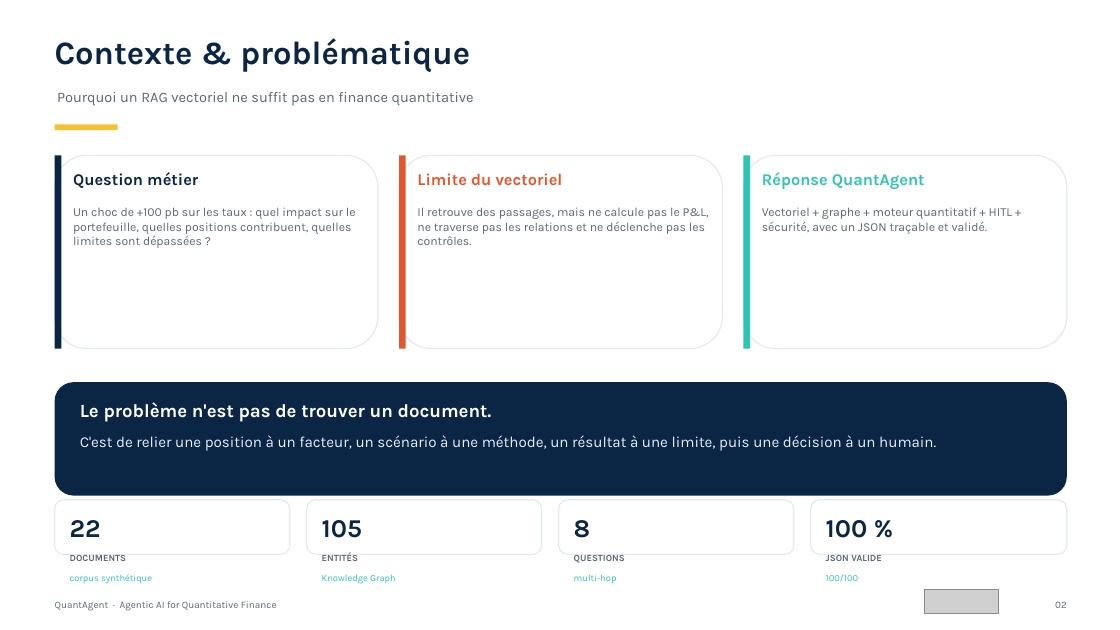
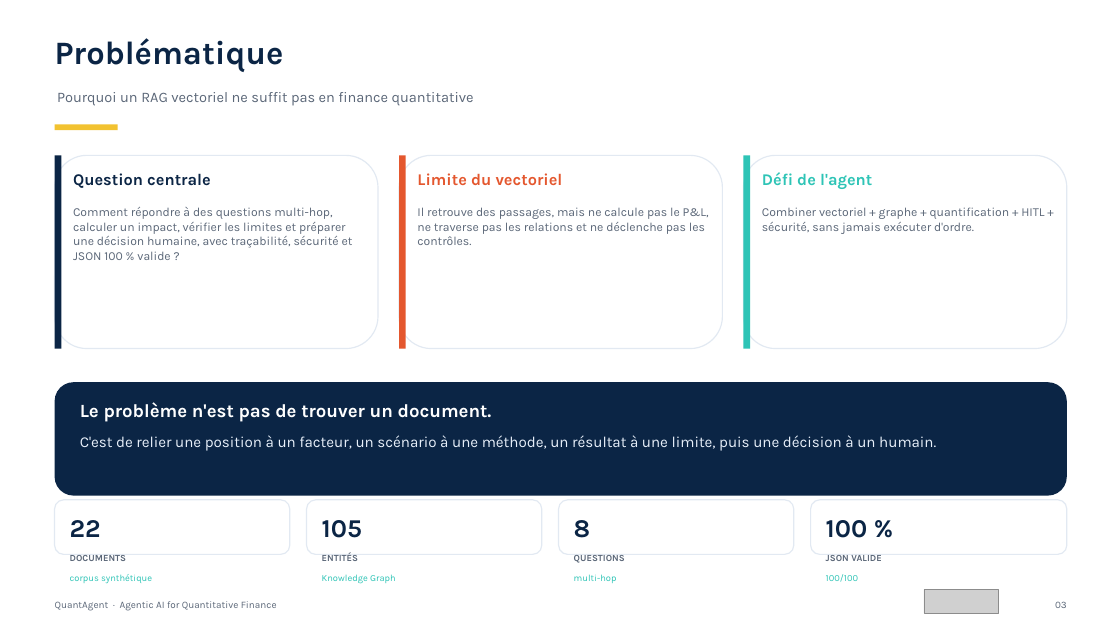
Before and after one commit to kamalelafoui/agentic-ai-quantitative-finance, a slide deck: slide 3 of docs/Presentation_Agentic_AI_Quantitative_Finance.pptx (slide 2 before the commit). Drawn at 1120x630 pixels with LibreOffice and Linux fonts; fonts in the diff are those of the drawing; grey boxes stand for pictures. Boxes give left, top, right and bottom in pixels: in the first picture for what was removed or moved away, otherwise in the second. Text is boxed around its words. In the diff, an @@ line names an element or a change of style, - is before the commit and + after.

```diff
--- a/docs/Presentation_Agentic_AI_Quantitative_Finance.pptx
+++ b/docs/Presentation_Agentic_AI_Quantitative_Finance.pptx
@@ text at [55,38,284,72]: text changed @@
-Contexte & problématique
+Problématique
@@ text at [73,173,211,188]: text changed @@
-Question métier
+Question centrale
@@ text at [762,172,872,189]: text changed @@
-Réponse QuantAgent
+Défi de l'agent
@@ text at [73,207,353,260]: text changed @@
-Un choc de +100 pb sur les taux : quel impact sur le portefeuille, quelles positions contribuent, quelles limites sont dépassées ?
+Comment répondre à des questions multi-hop, calculer un impact, vérifier les limites et préparer une décision humaine, avec traçabilité, sécurité et JSON 100 % valide ?
@@ text at [762,207,1044,234]: text changed @@
-Vectoriel + graphe + moteur quantitatif + HITL + sécurité, avec un JSON traçable et validé.
+Combiner vectoriel + graphe + quantification + HITL + sécurité, sans jamais exécuter d'ordre.
```
Also in this commit, not shown: 13 other slides changed, 1 slide added, 7 other files.
